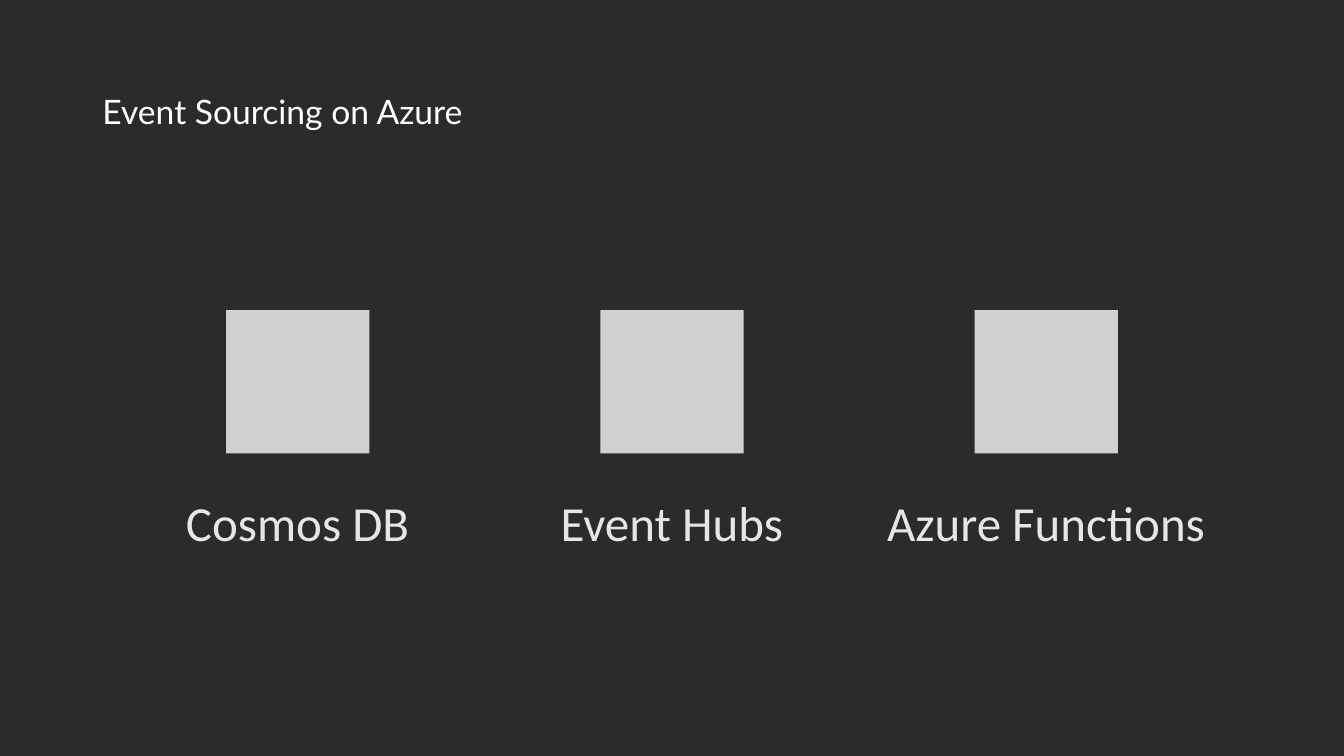
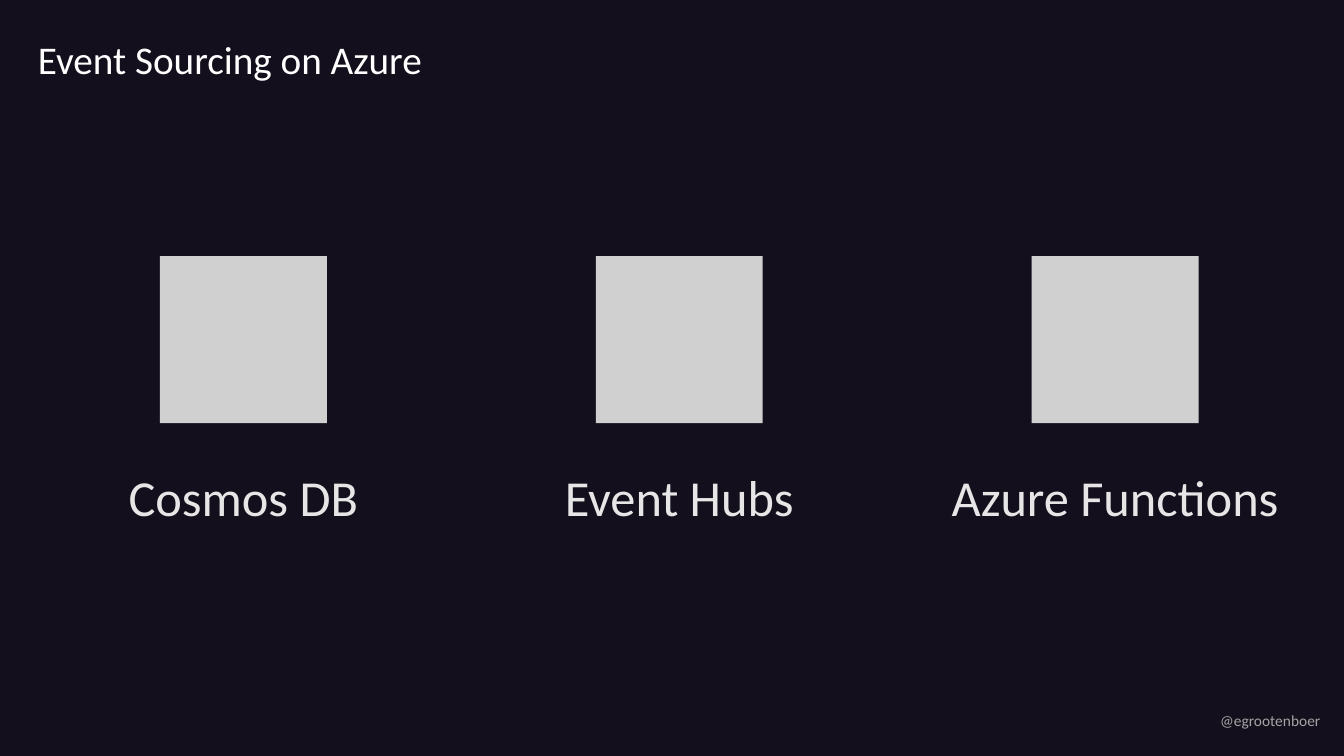
Before and after one commit to EldertGrootenboer/Implementing-an-Event-Sourcing-strategy-on-Azure, a slide deck: slide 11 of Implementing an Event Sourcing strategy on Azure.pptx (slide 10 before the commit). Drawn at 1344x756 pixels with LibreOffice and Linux fonts; fonts in the diff are those of the drawing; grey boxes stand for pictures; background and template pictures are left out; a plain dark background stands for a picture behind light text. Boxes give left, top, right and bottom in pixels: in the first picture for what was removed or moved away, otherwise in the second. Text is boxed around its words. In the diff, an @@ line names an element or a change of style, - is before the commit and + after.

```diff
--- a/Implementing an Event Sourcing strategy on Azure.pptx
+++ b/Implementing an Event Sourcing strategy on Azure.pptx
@@ background picture (left out) to #130F1C @@
@@ title "Event Sourcing on Azure": place and size @@
-title "Event Sourcing on Azure" at (102,99,463,130)
+title "Event Sourcing on Azure" at (38,47,422,81)
@@ title "Event Sourcing on Azure" at (38,47,422,81): size 24 to 28 pt, font Lato to Calibri @@
@@ picture added at (160,256,328,423) @@
@@ picture: place and size @@
-picture at (601,311,744,454)
+picture at (596,256,763,423)
@@ picture: place and size @@
-picture at (975,311,1118,454)
+picture at (1032,256,1200,423)
@@ picture removed at (226,311,369,454) @@
@@ text "Cosmos DB": place and size @@
-text "Cosmos DB" at (186,509,409,542)
+text "Cosmos DB" at (129,483,358,517)
@@ text "Event Hubs": place and size @@
-text "Event Hubs" at (561,507,783,542)
+text "Event Hubs" at (565,481,794,517)
@@ size 35 to 36 pt in 3 elements at (565,481,794,517), (129,483,358,517), (952,481,1278,517) @@
@@ text "Azure Functions": place and size @@
-text "Azure Functions" at (887,507,1205,542)
+text "Azure Functions" at (952,481,1278,517)
@@ text added at (1220,715,1320,729), 11 pt, text #A5A5A5 @@
+@egrootenboer
```
Also in this commit, not shown: 31 other slides changed, 1 slide added.
